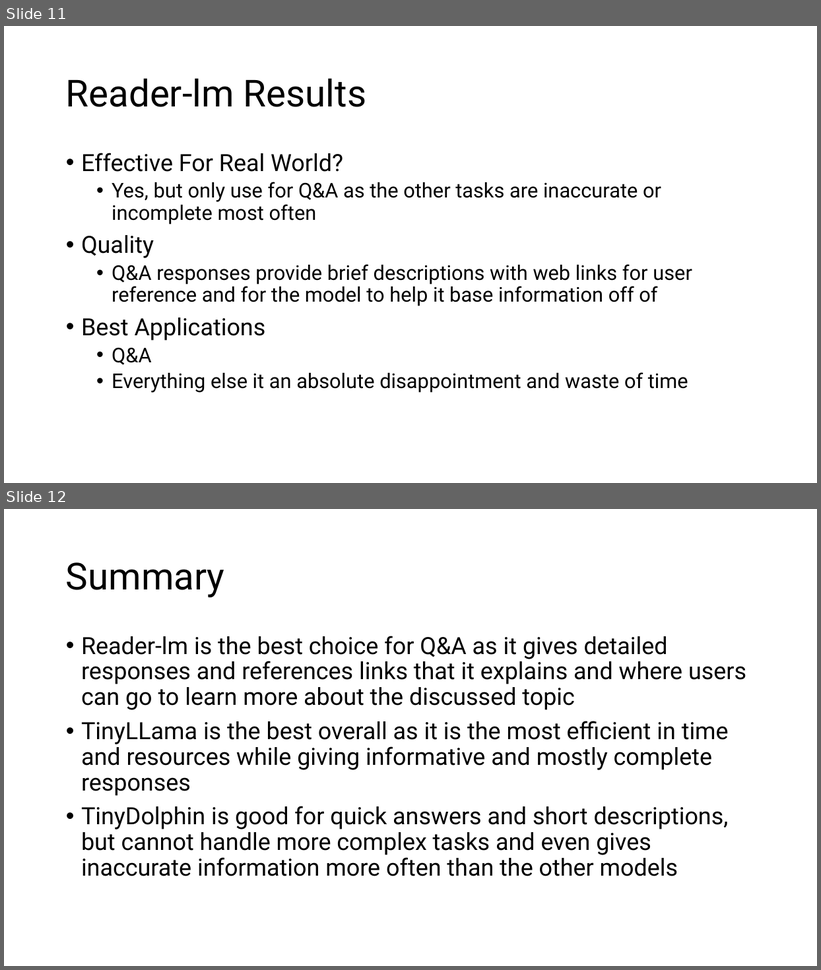
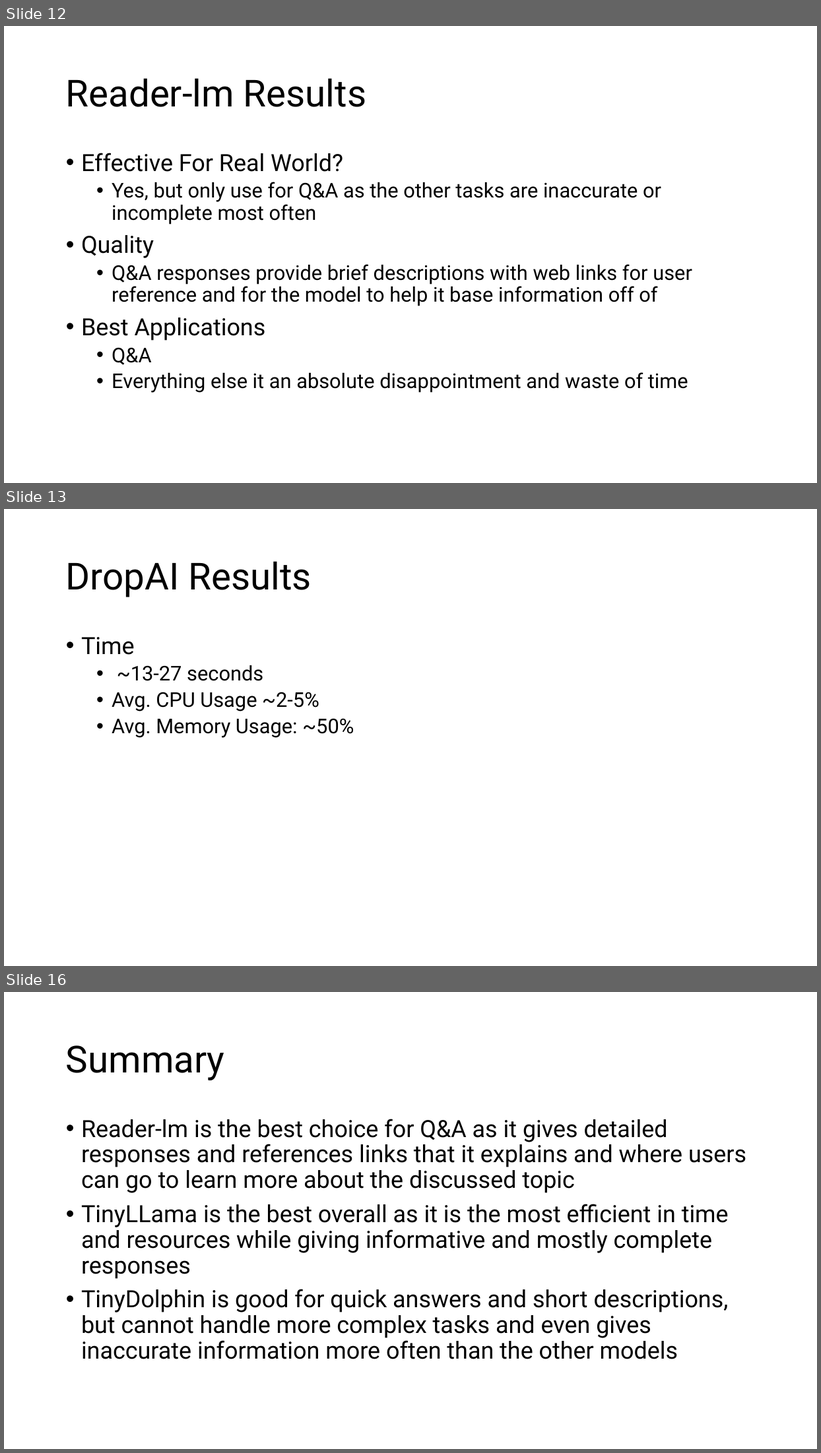
Before and after one commit to Harrison-Flax/Exam2, a slide deck: exam2.pptx. Shown one above the other, each under a label of ours: slides 11 and 12 before the commit, slides 12, 13 and 16 after it; the slides between them are not shown. The pictures are 821x970 and 821x1453 pixels, drawn with LibreOffice and Linux fonts; fonts in the diff are those of the drawing. Boxes give left, top, right and bottom in pixels: in the first picture for what was removed or moved away, otherwise in the second. Text is boxed around its words. In the diff, an @@ line names an element or a change of style, - is before the commit and + after.

Commit message:
Updated with DropAI

```diff
--- a/exam2.pptx
+++ b/exam2.pptx
@@ slide 13 added at (4,509,817,966), background #FFFFFF @@
@@ title added at (66,561,312,597), 44 pt, text #000000 @@
+DropAI Results
@@ text added at (81,637,354,738), 24 pt, text #000000 @@
+• Time
+  • ~13-27 seconds
+  • Avg. CPU Usage ~2-5%
+  • Avg. Memory Usage: ~50%
@@ what was slide 11 is now slide 12 @@
@@ what was slide 12 is now slide 16 @@
```
Also in this commit, not shown: 5 other slides added, 3 other files.
